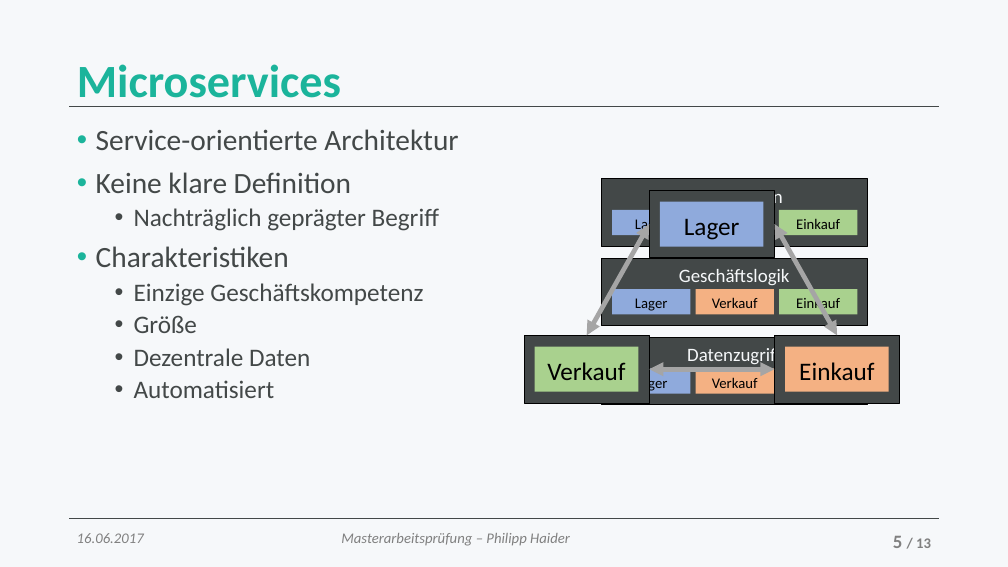
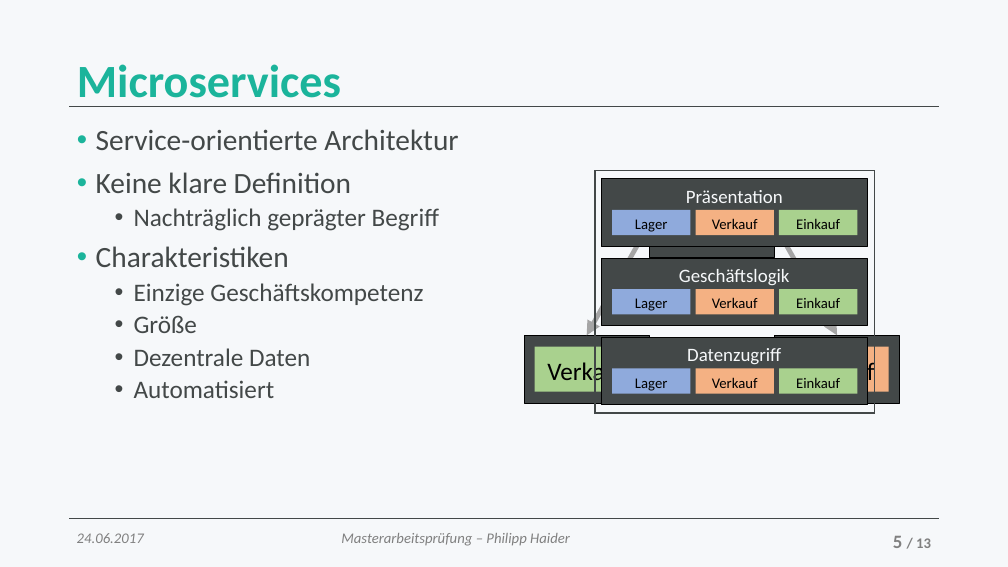
Before and after one commit to pihai/master-thesis, a slide deck: slide 5 of presentation/20170106-master-defense.pptx. Drawn at 1008x567 pixels with LibreOffice and Linux fonts; fonts in the diff are those of the drawing. Boxes give left, top, right and bottom in pixels: in the first picture for what was removed or moved away, otherwise in the second. Text is boxed around its words. In the diff, an @@ line names an element or a change of style, - is before the commit and + after.

```diff
--- a/presentation/20170106-master-defense.pptx
+++ b/presentation/20170106-master-defense.pptx
@@ rectangle added at bbox=[595, 171, 875, 414], outline #434848 1.5 pt @@
@@ text "Lager" rewrapped from bbox=[660, 202, 764, 247] to bbox=[684, 214, 740, 241] @@
@@ rectangle "Verkauf": place and size @@
-rectangle "Verkauf" at bbox=[712, 222, 758, 234]
+rectangle "Verkauf" at bbox=[696, 210, 774, 235]
@@ double arrow removed from (774, 369) to (650, 369) @@
@@ rectangle added at bbox=[779, 368, 858, 393], fill #A9D18E, 14 pt, text #000000 @@
+Einkauf
@@ text at bbox=[77, 533, 144, 543]: text changed @@
-16.06.2017
+24.06.2017
```
Also in this commit, not shown: 11 other slides changed, 1 slide added, 1 slide removed.
